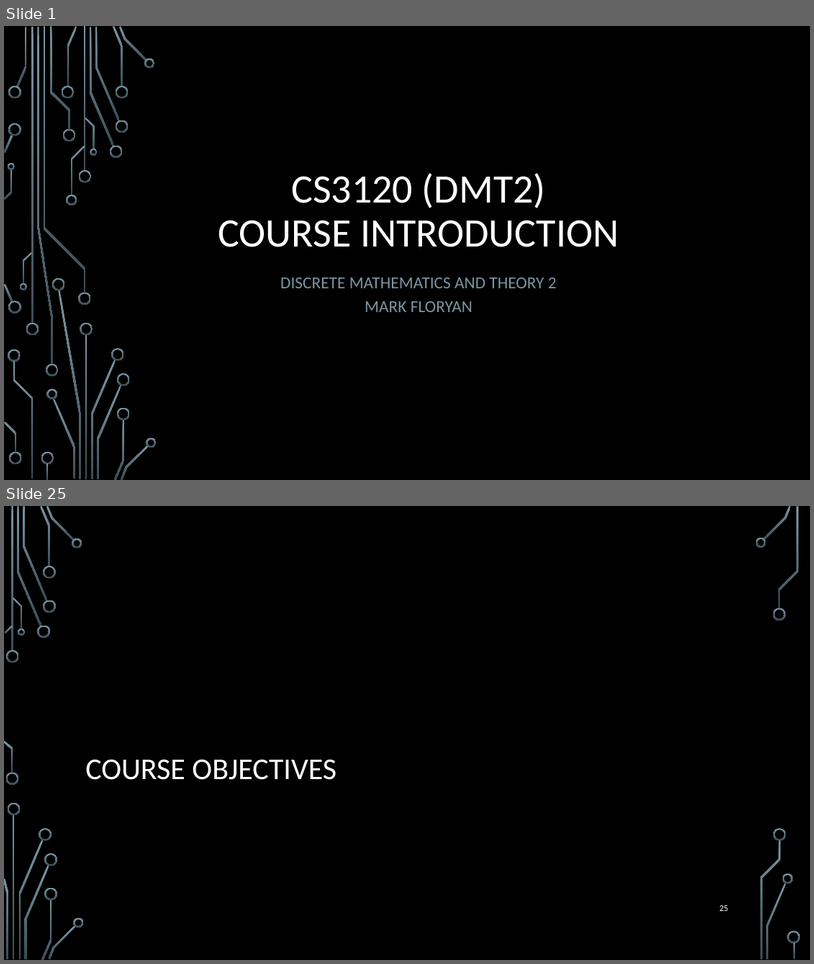
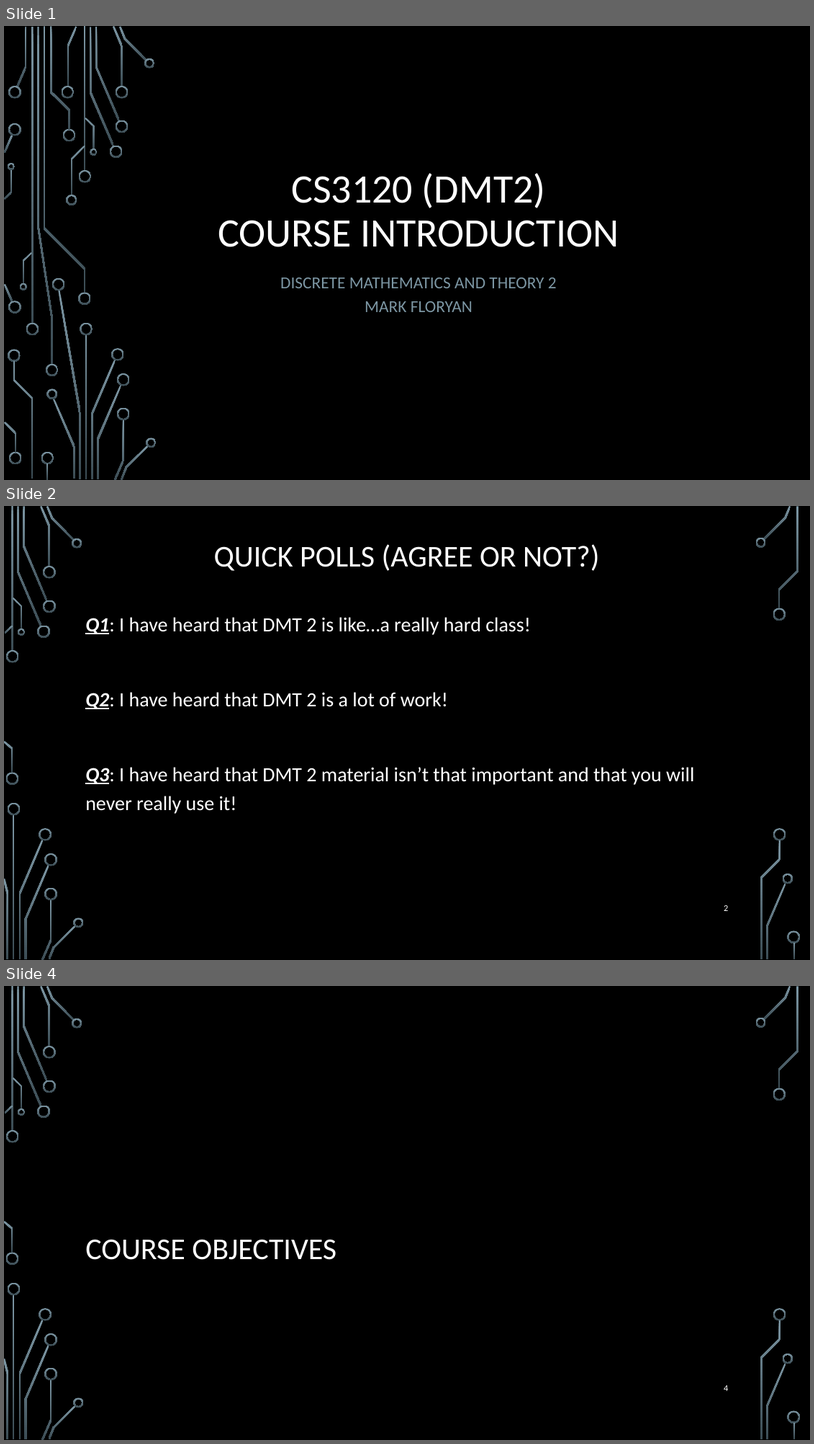
Before and after one commit to markfloryan/dmt2, a slide deck: slides/00-CourseIntroduction.pptx. Shown one above the other, each under a label of ours: slides 1 and 25 before the commit, slides 1, 2 and 4 after it; the slides between them are not shown. The pictures are 814x964 and 814x1444 pixels, drawn with LibreOffice and Linux fonts; fonts in the diff are those of the drawing; background and template pictures are left out. Boxes give left, top, right and bottom in pixels: in the first picture for what was removed or moved away, otherwise in the second. Text is boxed around its words. In the diff, an @@ line names an element or a change of style, - is before the commit and + after.

```diff
--- a/slides/00-CourseIntroduction.pptx
+++ b/slides/00-CourseIntroduction.pptx
@@ slide 2 added at [4,506,810,960], background picture (left out); not listed: 36 template elements that a slide beside it also shows @@
@@ title added at [214,544,599,571], 36 pt, text #FFFFFF @@
+QUICK POLLS (AGREE OR NOT?)
@@ text added at [85,617,694,813], 24 pt, text #FFFFFF @@
+Q1: I have heard that DMT 2 is like…a really hard class!
+Q2: I have heard that DMT 2 is a lot of work!
+Q3: I have heard that DMT 2 material isn’t that important and that you will never really use it!
@@ page number added at [724,905,728,911], 10.5 pt, text #FFFFFF @@
+2
@@ what was slide 25 is now slide 4 @@
@@ page number at [724,1385,728,1391]: text changed @@
-25
+4
```
Also in this commit, not shown: 2 slides changed, 2 other slides added, 1 slide removed, 4 other files.
